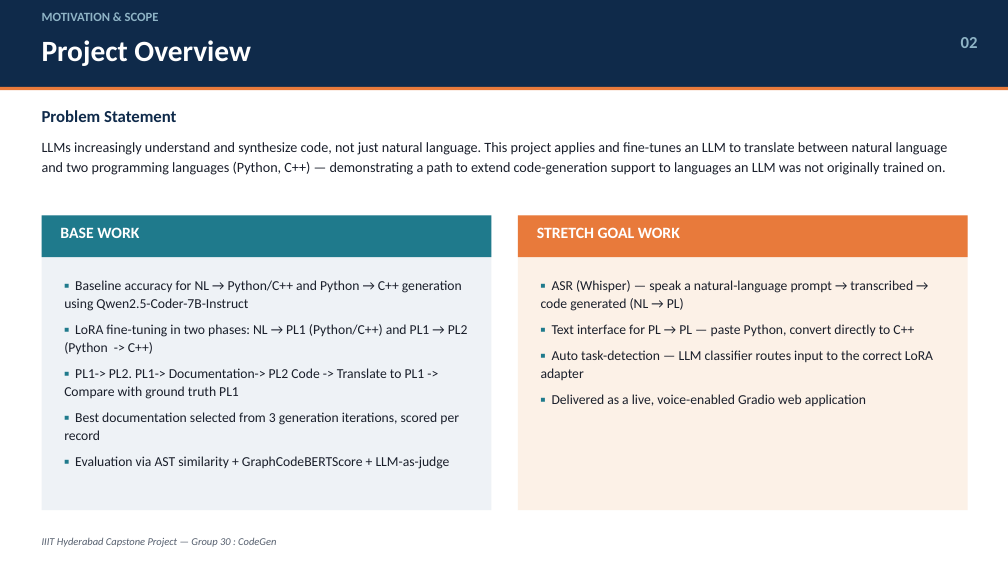
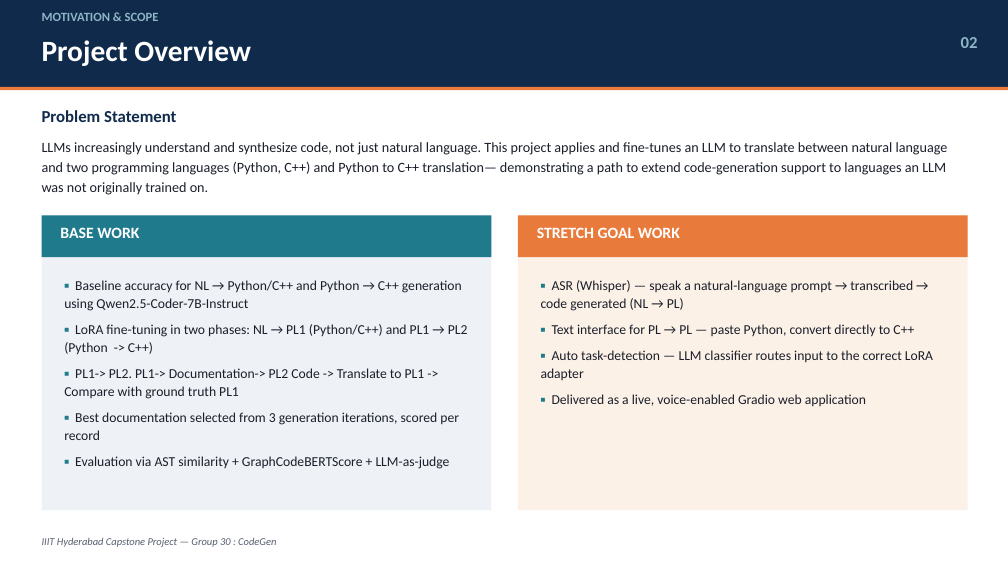
Before and after one commit to nayanjha16/CodeGen-Implementations-May_26, a slide deck: slide 2 of Group-30/Presentation/Group30-CodeGen-Capstone-Presentation.pptx. Drawn at 1008x567 pixels with LibreOffice and Linux fonts; fonts in the diff are those of the drawing. Boxes give left, top, right and bottom in pixels: in the first picture for what was removed or moved away, otherwise in the second. Text is boxed around its words. In the diff, an @@ line names an element or a change of style, - is before the commit and + after.

```diff
--- a/Group-30/Presentation/Group30-CodeGen-Capstone-Presentation.pptx
+++ b/Group-30/Presentation/Group30-CodeGen-Capstone-Presentation.pptx
@@ text at box(42, 142, 948, 195): text changed @@
-LLMs increasingly understand and synthesize code, not just natural language. This project applies and fine-tunes an LLM to translate between natural language and two programming languages (Python, C++) — demonstrating a path to extend code-generation support to languages an LLM was not originally trained on.
+LLMs increasingly understand and synthesize code, not just natural language. This project applies and fine-tunes an LLM to translate between natural language and two programming languages (Python, C++) and Python to C++ translation— demonstrating a path to extend code-generation support to languages an LLM was not originally trained on.
```
Also in this commit, not shown: 1 other slide changed, 2 other files.
